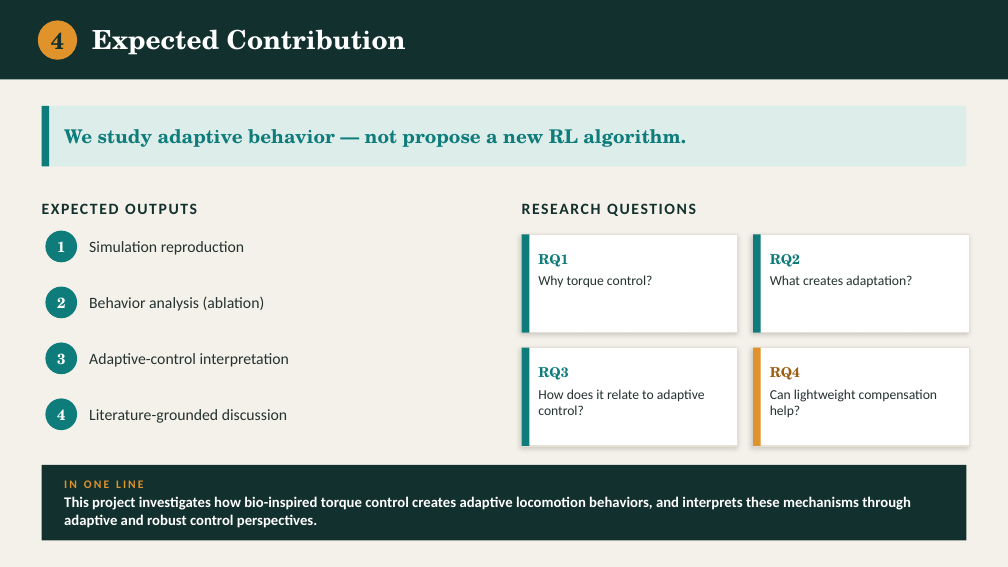
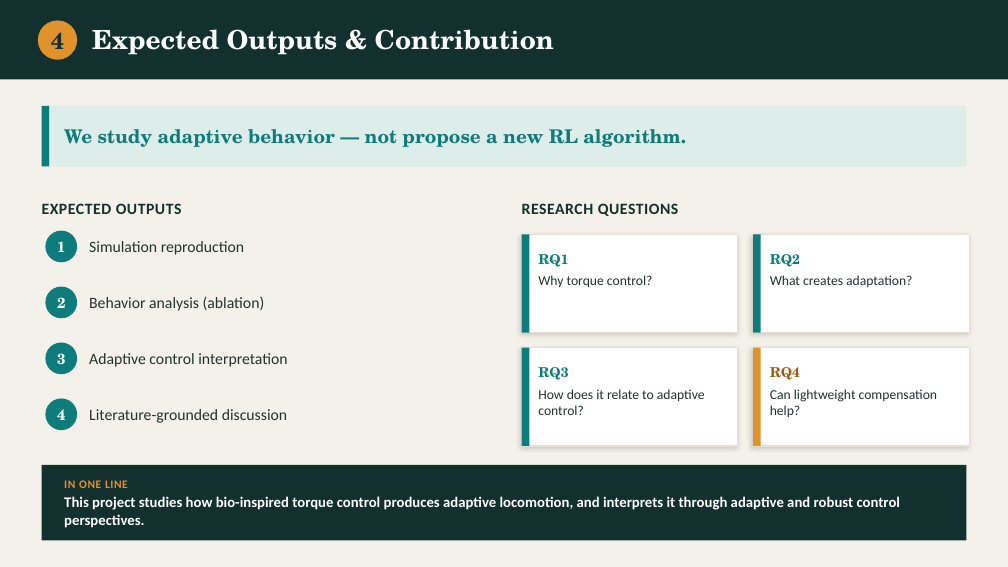
Before and after one commit to Stanley-1013/bio-inspired-adaptive-locomotion, a slide deck: slide 5 of docs/progress-report-v1.pptx (slide 4 before the commit). Drawn at 1008x567 pixels with LibreOffice and Linux fonts; fonts in the diff are those of the drawing. Boxes give left, top, right and bottom in pixels: in the first picture for what was removed or moved away, otherwise in the second. Text is boxed around its words. In the diff, an @@ line names an element or a change of style, - is before the commit and + after.

```diff
--- a/docs/progress-report-v1.pptx
+++ b/docs/progress-report-v1.pptx
@@ text at [92,29,554,55]: text changed @@
-Expected Contribution
+Expected Outputs & Contribution
@@ text "EXPECTED OUTPUTS" at [42,203,182,214]: letter spacing 1.5 to 0.5 pt @@
@@ text "RESEARCH QUESTIONS" at [522,203,679,216]: letter spacing 1.5 to 0.5 pt @@
@@ text at [89,353,287,367]: text changed @@
-Adaptive-control interpretation
+Adaptive control interpretation
@@ text "IN ONE LINE" at [64,480,128,488]: letter spacing 2 to 0.5 pt @@
@@ text at [64,496,900,528]: text changed @@
-This project investigates how bio-inspired torque control creates adaptive locomotion behaviors, and interprets these mechanisms through adaptive and robust control perspectives.
+This project studies how bio-inspired torque control produces adaptive locomotion, and interprets it through adaptive and robust control perspectives.
```
Also in this commit, not shown: 3 other slides changed, 1 slide added, 2 other files.
